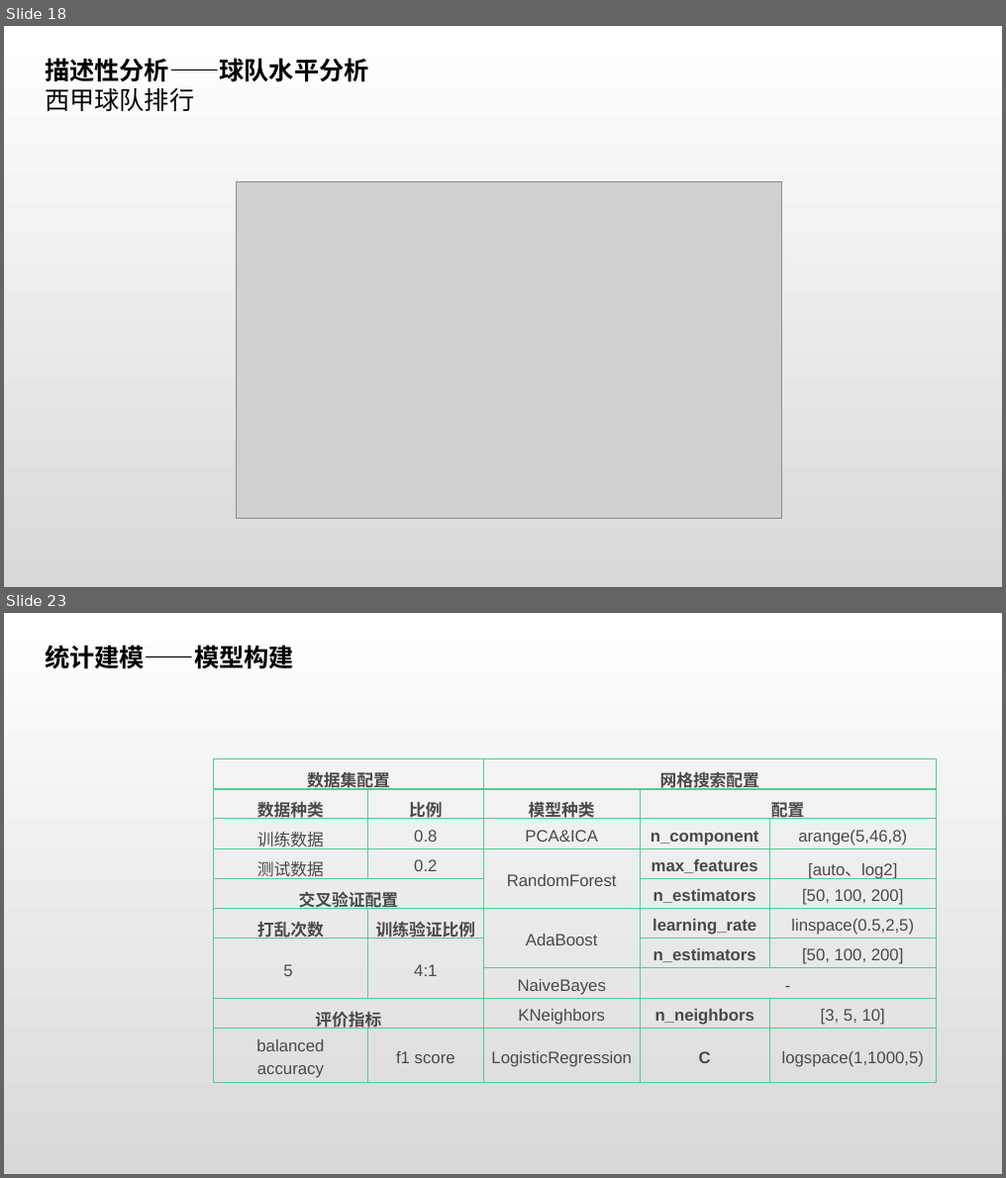
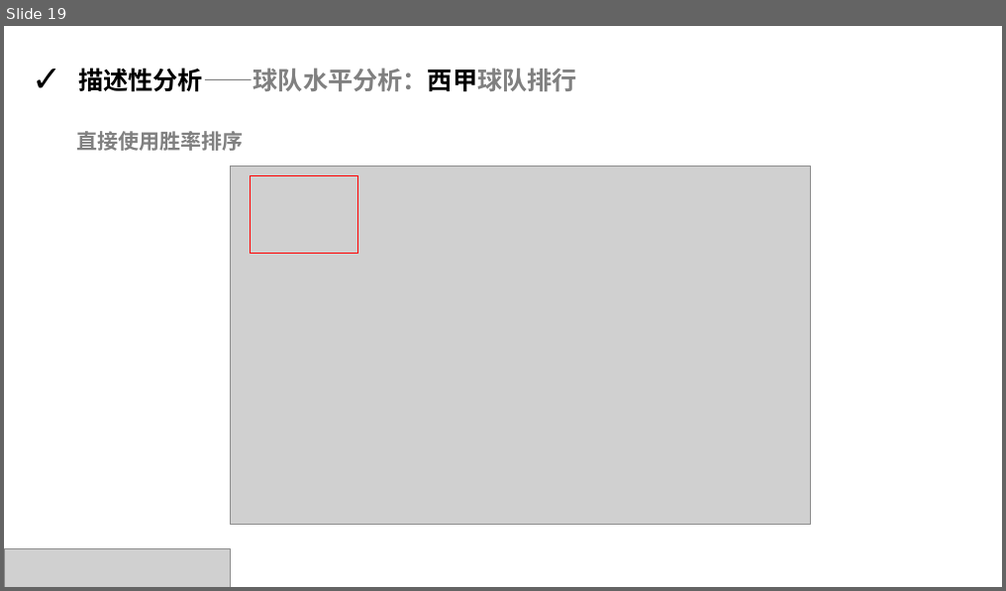
Before and after one commit to rucnyz/soccer, a slide deck: notebooks/欧洲足球展示.pptx. Shown one above the other, each under a label of ours: slides 18 and 23 before the commit, slide 19 after it; the slides between them are not shown. The pictures are 1006x1178 and 1006x591 pixels, drawn with LibreOffice and Linux fonts; fonts in the diff are those of the drawing; grey boxes stand for pictures. Boxes give left, top, right and bottom in pixels: in the first picture for what was removed or moved away, otherwise in the second. Text is boxed around its words. In the diff, an @@ line names an element or a change of style, - is before the commit and + after.

```diff
--- a/notebooks/欧洲足球展示.pptx
+++ b/notebooks/欧洲足球展示.pptx
@@ slide 23 removed at <box>4,613,1002,1174</box>, background gradient #FFFFFF to #D9D9D9 @@
@@ text removed at <box>45,645,294,669</box> @@
-统计建模——模型构建
@@ table removed at <box>214,759,936,1083</box>, 10 rows, 5 columns @@
-数据集配置 |  | 网格搜索配置 |  | 
-数据种类 | 比例 | 模型种类 | 配置 | 
-训练数据 | 0.8 | PCA&ICA | n_component | arange(5,46,8)
-测试数据 | 0.2 | RandomForest | max_features | [auto、log2]
-交叉验证配置 |  |  | n_estimators | [50, 100, 200]
-打乱次数 | 训练验证比例 | AdaBoost | learning_rate | linspace(0.5,2,5)
-5 | 4:1 |  | n_estimators | [50, 100, 200]
- |  | NaiveBayes | - | 
-评价指标 |  | KNeighbors | n_neighbors | [3, 5, 10]
-balanced / accuracy | f1 score | LogisticRegression | C | logspace(1,1000,5)
@@ what was slide 18 is now slide 19 @@
@@ slide 19 changed as well @@
@@ background gradient #FFFFFF to #D9D9D9 to #FFFFFF @@
@@ text at <box>78,68,577,92</box>: text changed; font Arial to Noto Sans CJK SC; text colour #000000 to #808080 @@
-描述性分析——球队水平分析
-西甲球队排行
+✓ 描述性分析——球队水平分析：西甲球队排行
@@ text added at <box>76,131,243,151</box>, 20 pt, text #808080, bold @@
+直接使用胜率排序
@@ picture: place and size @@
-picture at <box>236,181,782,519</box>
+picture at <box>230,167,810,525</box>
@@ rectangle added at <box>251,175,357,253</box>, outline #FF0000 1 pt @@
@@ picture added at <box>4,550,230,587</box> @@
```
Also in this commit, not shown: 15 other slides changed, 12 slides added, 10 other slides removed, 3 other files.
